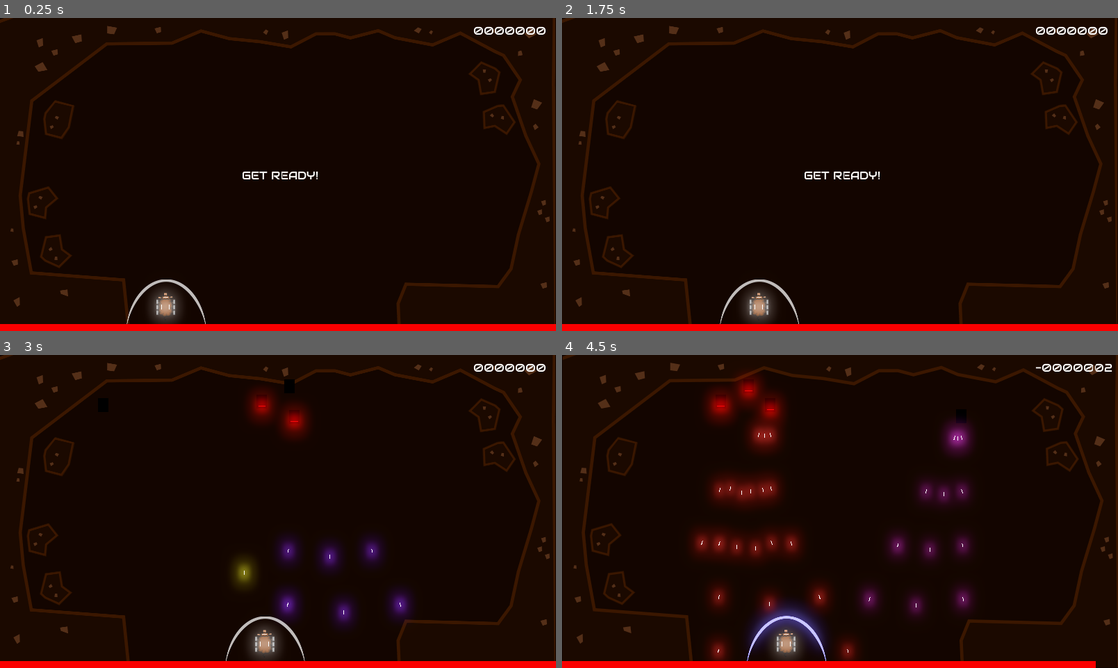
Above: before the commit, frames 1-4 (two rows, left to right).
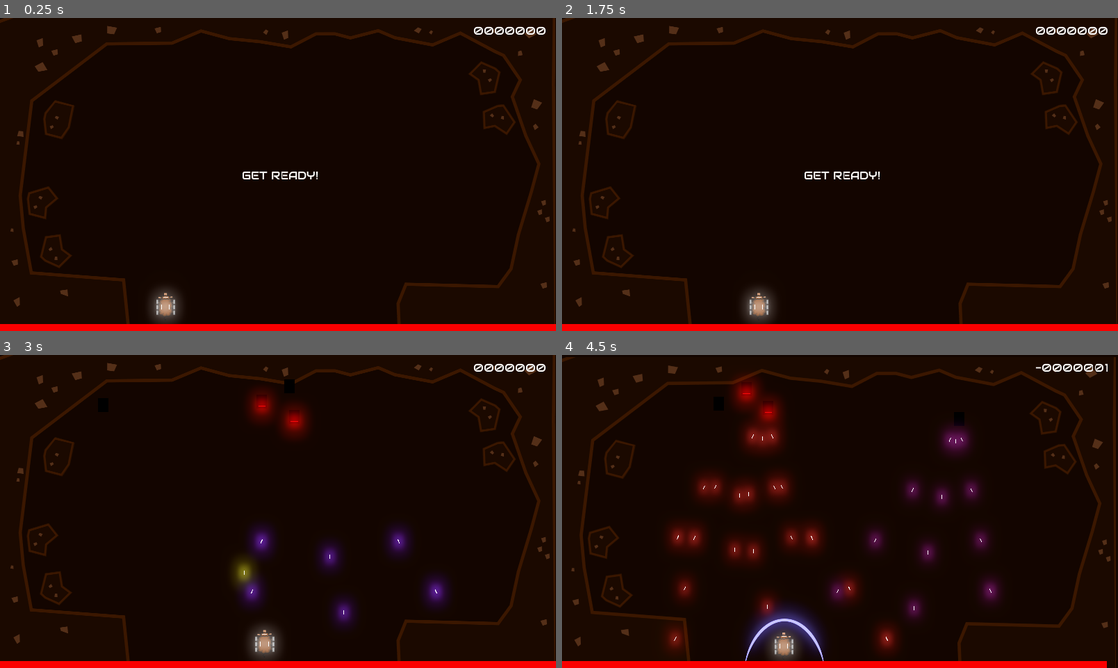
Above: after the commit, the same moments.

Repository: GameDrivenDesign/punk-wolf
Game: Godot game, scene res://game.tscn
Two runs of this game, one before a commit and one after it. Both use one fixed random seed, a clock stepped at 60 frames per second and the inputs below. Sound files missing from this copy of the repository are replaced by a short silence.
Inputs:
- Up to frame 1 (0.25 s): no input
- Up to frame 2 (1.75 s): tap Enter at 0.5 s; hold Right (ui_right) 0.53-1.28 s; hold R (shield_blue) 0.53-1.28 s; hold Left (ui_left) from 1.28 s (still down); tap E (shield_red) at 1.35 s
- Up to frame 3 (3 s): release Left (ui_left) at 2.03 s; hold Right (ui_right) from 2.03 s (still down); tap Q (shoot_0) at 2.1 s; tap W (shoot_1) at 2.85 s
- Up to frame 4 (4.5 s): release Right (ui_right) at 3.53 s; hold R (shield_blue) 3.53-4.28 s; hold Left (ui_left) from 3.53 s (still down); tap E (shield_red) at 4.35 s

The runs differ from the first frame. In frame 1, 0.2% of the frame differs, in the area x 22-37%, y 83-98%; in frame 2, 0.2%; in frame 3, 3.0%; in frame 4, 12%, in the area x 0-100%, y 0-100%.

Commit message:
dont show shield if no colors are active

Diff:
--- a/game.gd
+++ b/game.gd
@@ -63,7 +63,7 @@
 		var positions = [150, 400, 700, 780]
 		for i in range(4):
 			var e = spawn_enemy("res://wolf.tscn")
-			e.shoot_spread_angle = 15
+			e.shoot_spread_angle = 25
 			e.position.x = Global.PADDING_HORIZONTAL.x + positions[i]
 			e.color = colors[i]
 	elif stage_count == 2:
@@ -85,7 +85,7 @@
 			e.shoot_short_interval = 0.3
 			e.shoot_spawn_interval = 0.01
 			e.shoot_projectile_speed = 600
-			e.change_hitpoints(110)
+			e.change_hitpoints(140)
 			e.position.x = Global.PADDING_HORIZONTAL.x + positions[i]
 			e.color = colors[i]
 	elif stage_count == 4:
--- a/shield.gd
+++ b/shield.gd
@@ -4,12 +4,6 @@
 const SHIELD_COLOR_TOLERANCE = 0.3
 var r = 1
 var b = 1
-
-func _ready():
-	#$AnimationPlayer.play("open", -1, 8)
-	#yield($AnimationPlayer, "animation_finished")
-	#queue_free()
-	pass
 
 func is_blocked(projectile):
 	var projectile_color = projectile.get_modulate()
@@ -31,4 +25,4 @@
 	r = max(1, min(4, r))
 	b = max(1, min(4, b))
 
-	set_modulate(Color(r, 1, b))
+	set_modulate(Color(r, 1, b, min(1, r - 1 + b - 1)))
